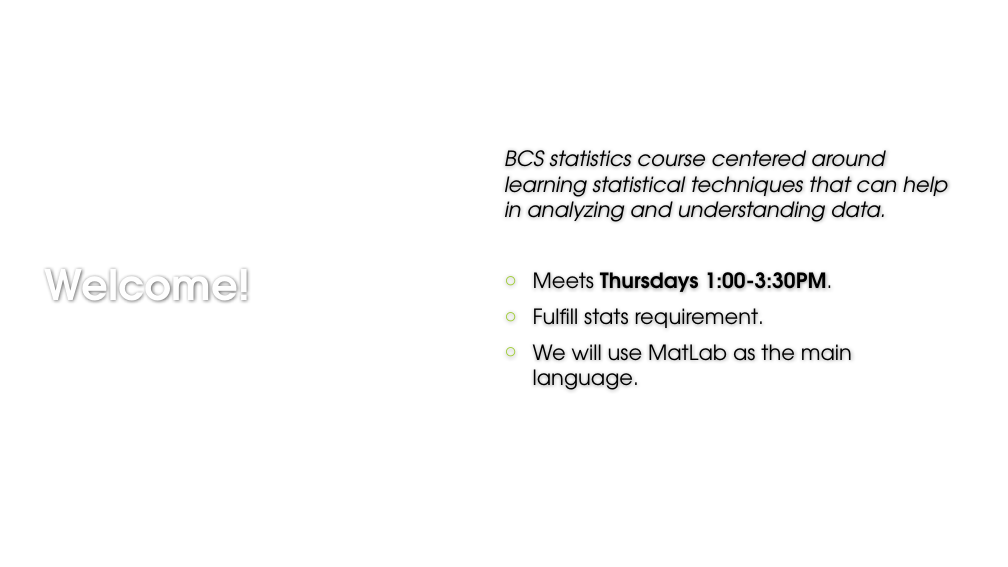
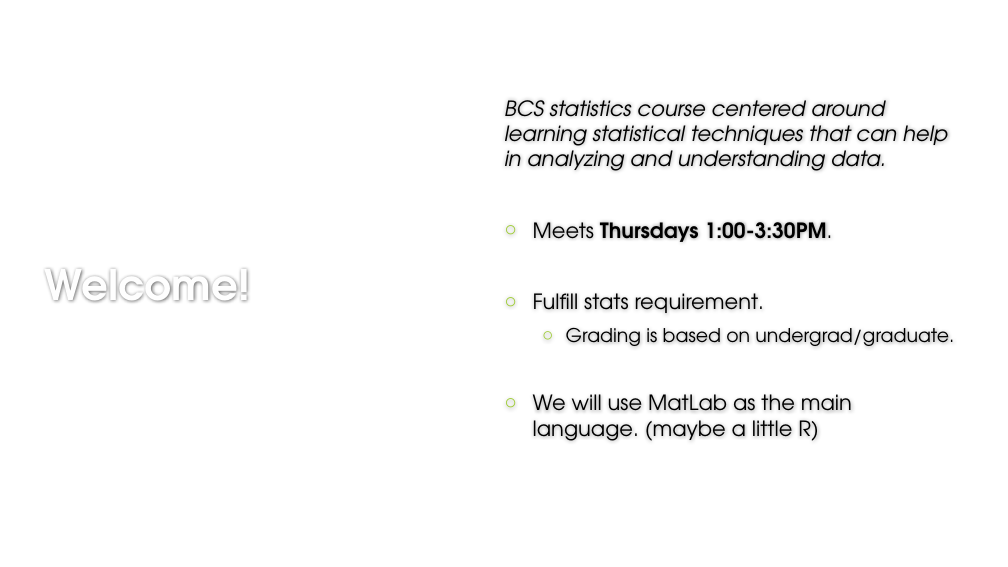
Before and after one commit to aclark43/BCS519_stats, a slide deck: slide 2 of Presentations/Week_1_Introduction/BCS Stats Week 1 INTRO.pptx. Drawn at 1008x567 pixels with LibreOffice and Linux fonts; fonts in the diff are those of the drawing; background and template pictures are left out. Boxes give left, top, right and bottom in pixels: in the first picture for what was removed or moved away, otherwise in the second. Text is boxed around its words. In the diff, an @@ line names an element or a change of style, - is before the commit and + after.

```diff
--- a/Presentations/Week_1_Introduction/BCS Stats Week 1 INTRO.pptx
+++ b/Presentations/Week_1_Introduction/BCS Stats Week 1 INTRO.pptx
@@ text at <box>533,327,954,441</box>: text changed @@
-○ We will use MatLab as the main language.
+  ○ Grading is based on undergrad/graduate.
+○ We will use MatLab as the main language. (maybe a little R)
```
Also in this commit, not shown: 3 other slides changed, 9 other files.
